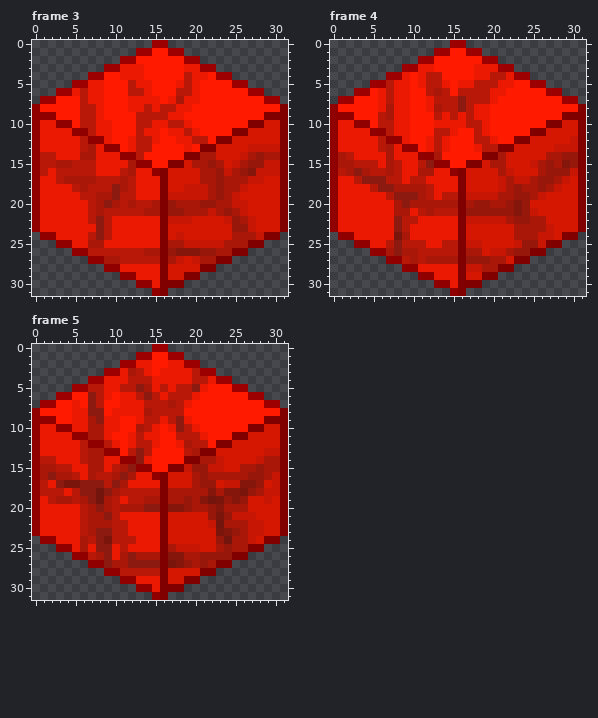
Two versions of one pixel-art file, sourceicons/cubes/pulsingalien/source.ase. Above is the file before it was changed.
32x32 pixels, 8 frames. Colours within 5 levels of each other are drawn and written as one. Shown: frame 3, frame 4, frame 5. The commit also changed other frames, which this record leaves out.
The same view after the edit:
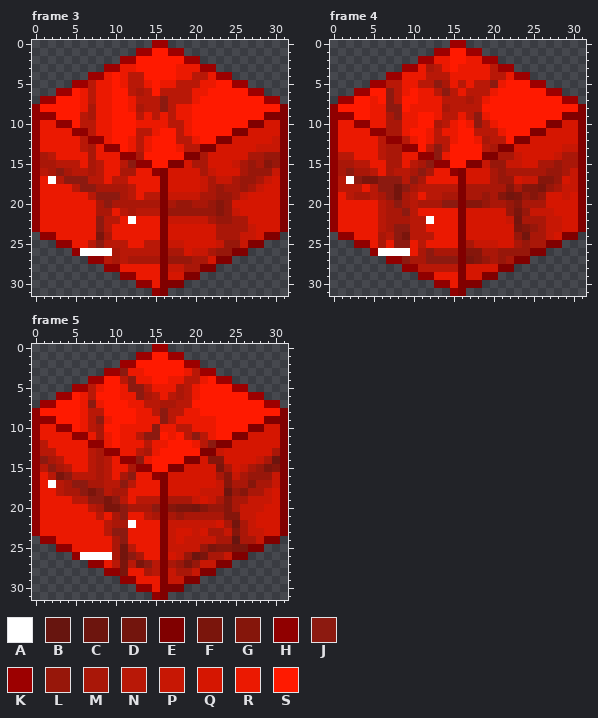
Palette (. is transparent): A #ffffff  B #67150f  C #6d150e  D #73150d  E #800000  F #7a150c  G #85160b  H #900000  J #8c1a10  K #9c0000  L #97170a  M #a91708  N #b81807  P #c71704  Q #d51601  R #eb1901  S #ff1a00
Edits made:
layer "Eyes" now shown
layer "Mouths" now shown
Changed rows in their new state; - is an unchanged pixel.
Frame 3, layers "Mouths", "Eyes", "Base":
first column x 1:
 3 ------------S----R------------
 4 --------R--NN----RRNNR--------
 5 ------N-R-R-N--RRN-NRR--------
 6 ----SRN-R---MN-NN---R---------
 7 -----RN-R---NNNJNNN-----------
 8 -----RM-R---M-NJ--------------
 9 ------M-R----R-RN-R-----------
10 ------------RR----------------
11 -------------N--SNRS----------
12 -------------RS--NNRS--------P
13 -------------R---RNN------Q---
14 M----R------M--------Q---Q-MLL
15 MMNN-RMN--NJ---------QQ----MGL
16 -MJM--MN--M----------PQQQMLLL-
17 -A-JJJN-R-NR--------P-PP-LLMP-
18 -----JJMMM--------QQ-----LMP--
19 -----R-JJ-M--NN-----M--LMP----
20 ------R---M-MM--MLL-M-GLQQ----
21 ------R-MR-M-NN---LLLLG-PQ----
22 ------R--N-A-------PPMLLM-Q---
23 ----------------------MMMM----
24 ------RFM--------Q----MM-PPQ--
25 ------NJNNN--NN-PPQQQQ-LLP----
26 -----AAAAM---NN-MMQPPMLL------
27 --------N--MMMM-LLLM-Q--------
28 ----------------PPMM----------
Frame 4, layers "Mouths", "Eyes", "Base":
first column x 1:
 2 ------------RR--RR------------
 3 -----------MNR-RR--N----------
 4 ---------R---NRRR-------------
 5 -------N-RN-JMRN---J-S--------
 6 -----SJN--RRNJNR----S---------
 7 ----RSJNS-R-R--NM-RS----------
 8 ----R-JJSRR-RM-N-NS-----------
 9 ----RR-J-R--RN---J------------
10 ----RRMM-R--MN-SRJNR----------
11 ------MM---R-R----NNR---------
12 --------NR---NR--RMNN--------Q
13 -------M---NJN---S-M-------Q--
14 N----N-M----JR-------MP---QPMM
15 ----R--M-NM-------PLLPP-Q-MLMM
16 MJM--R--NMJ--------MLMMMM---M-
17 NAJFF-JJNJM--------MLLQ-PGGLQP
18 NNN----DJ-N-NNN-MMMMMGMGGFLMPP
19 -NMMNMJDMNR-NMM-MMLMGDF-GL--P-
20 -----NMJMN---JJ-GG-----MMM----
21 -----NM-JNRRRRR-QQQQQ-F--PP---
22 -----NMMM-NA----QQQQQPDM--PP--
23 -----NM-JNN-----------FGL--P--
24 -----MNJFNNN----------LD-M----
25 -----MR-JR---RR-M-PP--M-MM----
26 -----AAAARMJMMM-GGMMLL--------
27 --------J-MJJJJ-FG--LM--------
28 ----------NNNNN-QQQQ----------
Frame 5, layers "Mouths", "Eyes", "Base":
first column x 1:
 2 ------------SS--SS------------
 3 ----------JRRS-SSS------------
 4 --------SSNJRRSS--N-RS--------
 5 -------RSSRJ-N-R-M-RS---------
 6 -----RNSS---JM---M------------
 7 ----SR-R--S----M--N-----------
 8 ----S-NN-SSS-R-J--RR----------
 9 ----S-N--S---RRJ-R-RRR--------
10 ----S-N-SSRRRRJR-N--RR--------
11 ------R---R--JJ-RS-JNR--------
12 N----R--RSR-R--R-SSR-J--------
13 NN---RN---RRNMR---SS--P-----QM
14 JMN--RN-N-----------QGG------C
15 NJM---N-NRRM------QQQQFM-P--FG
16 RNFJ-NNM-RMJ-------QQQ-GP---L-
17 RANMJ-MM-NJN-------QQQPGMM-MM-
18 RR-MM-FJN-MRRRR-QQQQPPPCLGM--Q
19 -RRR-N-JFJNR-NN---MPQPMGMMPP--
20 -----RNMFFJ--M---FFDG-LG-PPP--
21 -----RRNRMJ--NM-MLMMMMMGG-----
22 -----RRRNMMA----PPPPP-Q-D--Q--
23 -----RRRNJJ-----P--P-MMPG-----
24 -----RRRRMJR----P-PPPPMMB-MP--
25 -----R-RRMDN----P---LFGGFF----
26 -----AAAAMD--RR-QPLCFMMP------
27 --------RNFNF-N-MLFLPP--------
28 ----------FRRM--PMMP----------
29 ----------------PP------------
Boxes around the changes in both pictures, in picture pixels (x1, y1, x2, y2):
changed: (40, 64, 280, 272)
changed: (338, 56, 578, 272)
changed: (40, 360, 280, 584)
